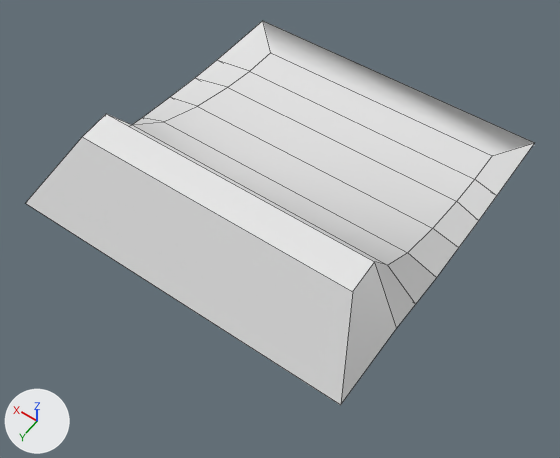
Before and after pictures for a commit that changed the FBX model Assets/Models/Ramp.fbx.
Camera for both pictures: a 50 mm lens placed at (-2.02, 3.1, 4.21), pointed at (-0.07, 0.37, -0.07). Lighting does not change. The marker at lower left points along +X, +Y and +Z. Mesh edges are drawn as thin lines.

Objects in the first picture: 'RAMP'.
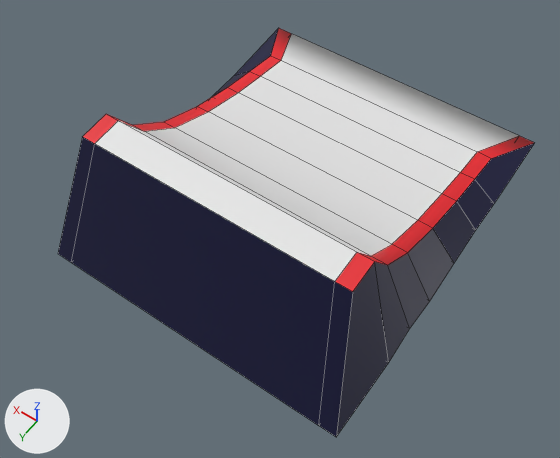
Boxes (x1, y1, x2, y2) around the edits, measured in the pictures (560 x 458 px):
'RAMP', reshaped (6% narrower, 6% taller): before (26, 21, 534, 405); after (58, 28, 534, 437)
part 1 of me_cube, built on: before (26, 21, 534, 405); after (58, 28, 534, 437)
part 2 of me_cube, recoloured: before (132, 21, 534, 404); after (212, 28, 534, 437)

What the commit changed:
Material 'Material.001' (mat_material_001) is new.
Its base color is (0.0022, 0.00251, 0.042) (dark blue #07083a).
Material 'line' (mat_line) is new.
Its base color is (0.8, 0.0157, 0.0237) (red #e7222b).
me_cube is used by ob_ramp; location (0.079, -1.358, 0.009).
me_cube had 32 vertices, 30 faces and spanned x -1.27..1.27, y 0.0..2.71, z 0.0..0.74.
me_cube now has 64 vertices, 62 faces and spans x -1.27..1.1, y 0.0..2.71, z -0.28..0.74.
Part 1, on me_cube:
16 faces are deleted.
17 vertices move from x -1.27..1.27, y 0.0..2.71, z 0.0..0.17 to x -1.27..1.1, y 0.0..2.71, z -0.28..0.02.
8 new vertices lie (-0.14, 0.0, 0.0) away from vertices in x 1.27, y 0.0..2.71, z 0.0..0.17.
8 new vertices lie (0.13, 0.0, 0.0) away from vertices in x -1.27, y 0.0..2.71, z 0.0..0.17.
8 new vertices lie (-0.1, 0.0, 0.0) away from vertices in x 0.92, y 0.36..2.36, z 0.05..0.74.
8 new vertices lie (0.11, 0.0, 0.0) away from vertices in x -1.08, y 0.36..2.36, z 0.05..0.74.
30 new faces join them, mat_line (red #e7222b).
3 new faces join them, mat_material_001 (dark blue #07083a).
15 new faces join them, mat_material (white #e7e7e7).
me_cube part 2: 14 faces spanning x -1.27..1.1, y 0.0..2.71, z -0.28..0.74 switch from mat_material (white #e7e7e7) to mat_material_001 (dark blue #07083a).
me_cube now uses material mat_line (red #e7222b).
